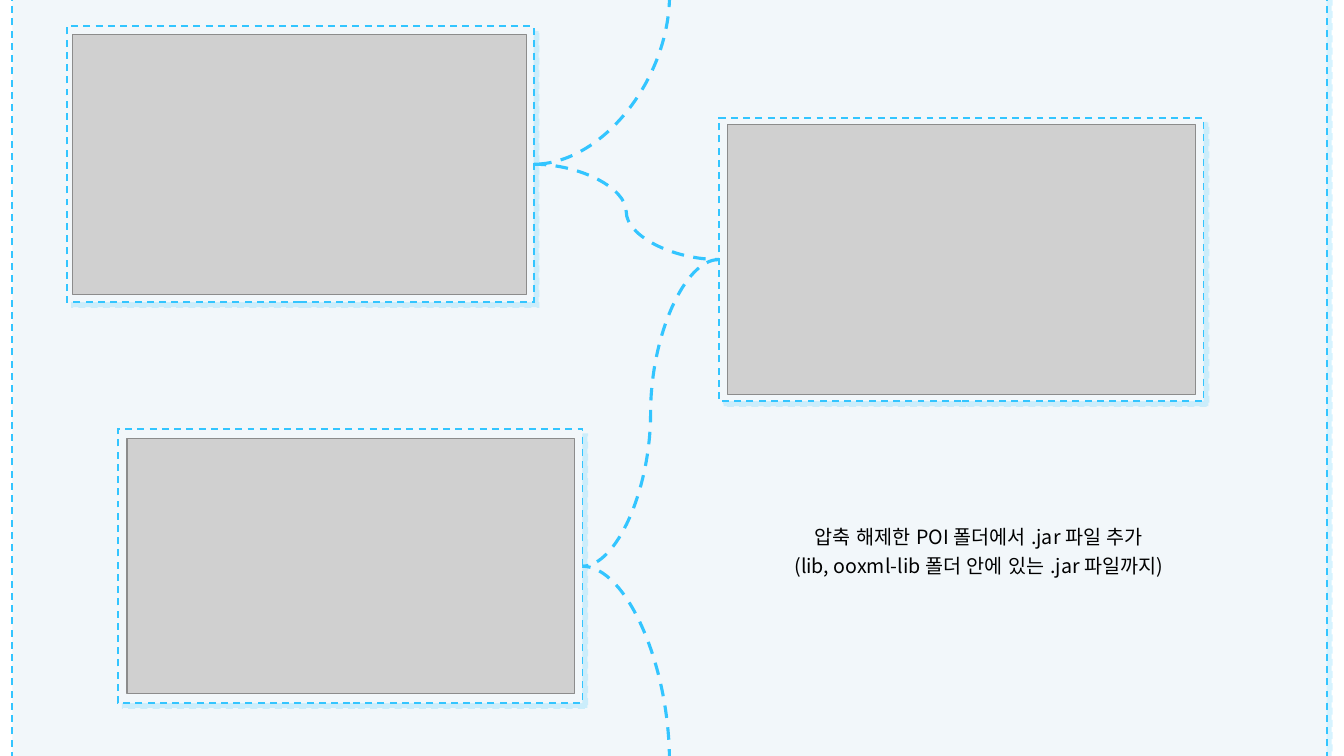
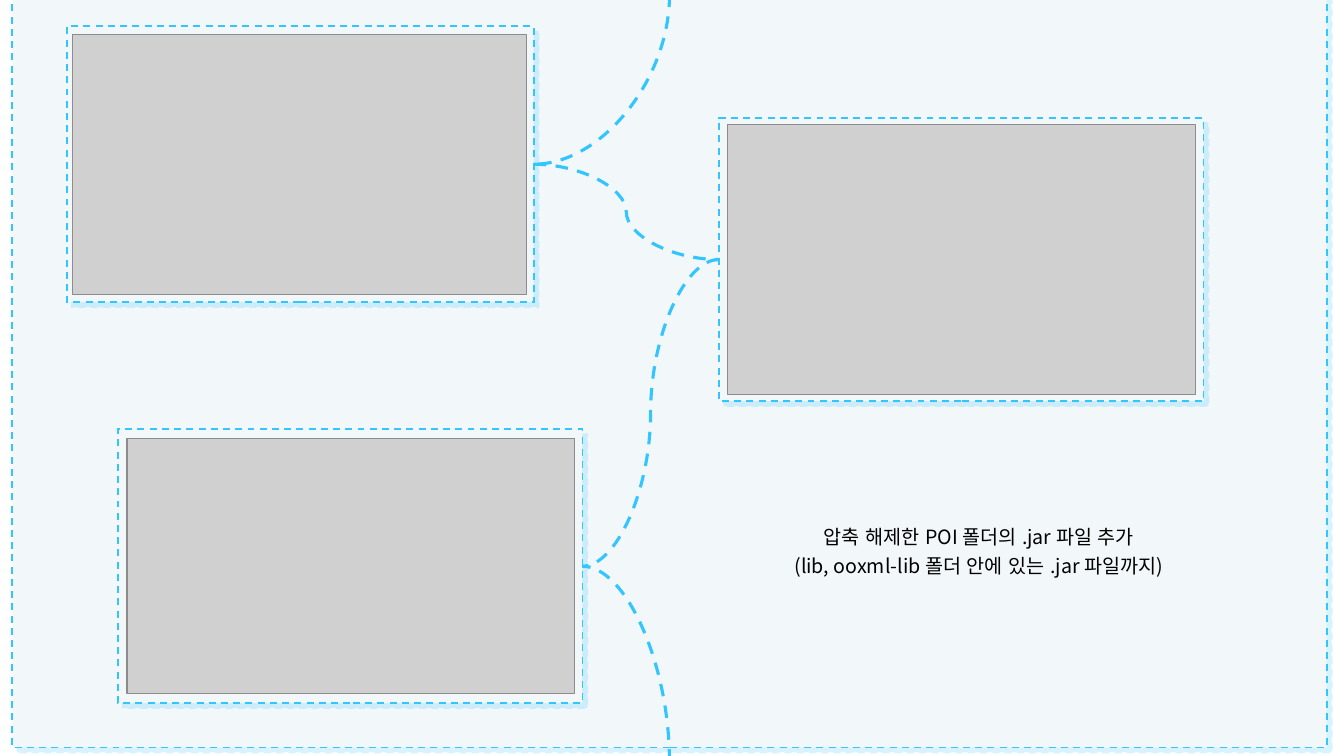
Before and after one commit to 4Mandoos/experiencedPOI, a slide deck: slide 8 of POITest/presentation/2조 POI라이브러리.pptx. Drawn at 1344x756 pixels with LibreOffice and Linux fonts; fonts in the diff are those of the drawing; grey boxes stand for pictures. Boxes give left, top, right and bottom in pixels: in the first picture for what was removed or moved away, otherwise in the second. Text is boxed around its words. In the diff, an @@ line names an element or a change of style, - is before the commit and + after.

```diff
--- a/POITest/presentation/2조 POI라이브러리.pptx
+++ b/POITest/presentation/2조 POI라이브러리.pptx
@@ rectangle resized from (x1=12, y1=0, x2=1327, y2=756) to (x1=12, y1=0, x2=1327, y2=748) @@
@@ text at (x1=824, y1=527, x2=1134, y2=549): text changed @@
-압축 해제한 POI 폴더에서 .jar 파일 추가
+압축 해제한 POI 폴더의 .jar 파일 추가
```
Also in this commit, not shown: 7 other slides changed, 4 slides added, 2 slides removed.
